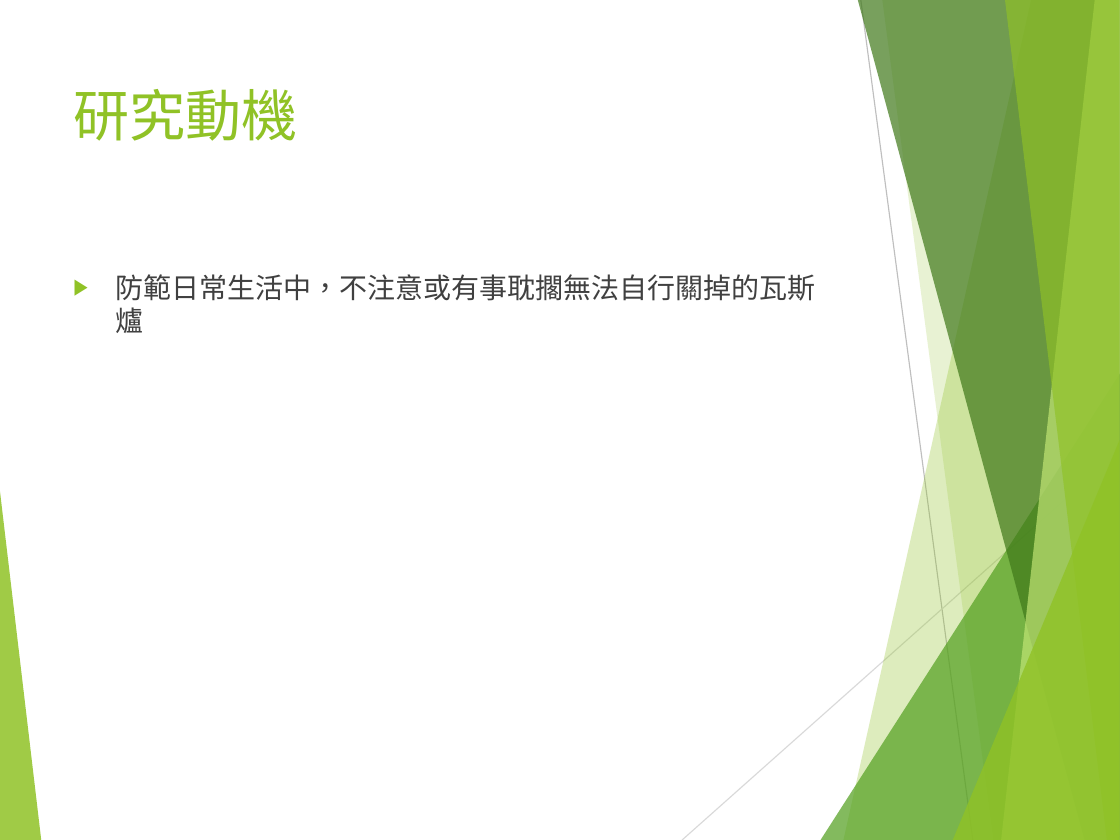
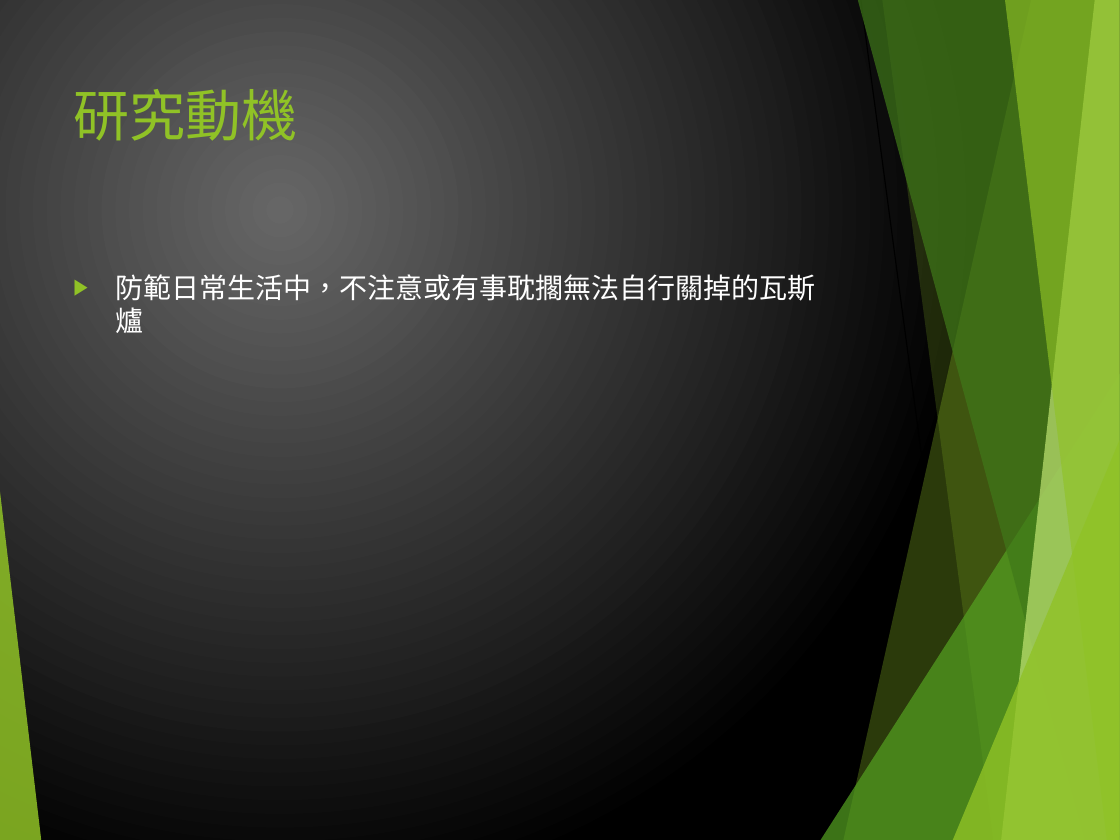
Before and after one commit to pupipaoo/Project-Gas-Emergency-switch, a slide deck: slide 2 of PPT/GasEmergenceSwitch.pptx. Drawn at 1120x840 pixels with LibreOffice and Linux fonts; fonts in the diff are those of the drawing. Boxes give left, top, right and bottom in pixels: in the first picture for what was removed or moved away, otherwise in the second. Text is boxed around its words. In the diff, an @@ line names an element or a change of style, - is before the commit and + after.

```diff
--- a/PPT/GasEmergenceSwitch.pptx
+++ b/PPT/GasEmergenceSwitch.pptx
@@ background #FFFFFF to gradient #676767 to #000000 @@
@@ line (861, 0) - (973, 840): stroke #BFBFBF 0.75 pt to #000000 0.75 pt @@
@@ text "防範日常生活中，不注意或有事耽擱無法自行關掉的瓦斯爐" at [115,270,815,333]: text colour #404040 to #FFFFFF @@
@@ line (1120, 451) - (682, 840): stroke #D9D9D9 0.75 pt to #000000 0.75 pt @@
```
Also in this commit, not shown: 5 other slides changed, 1 slide added.
